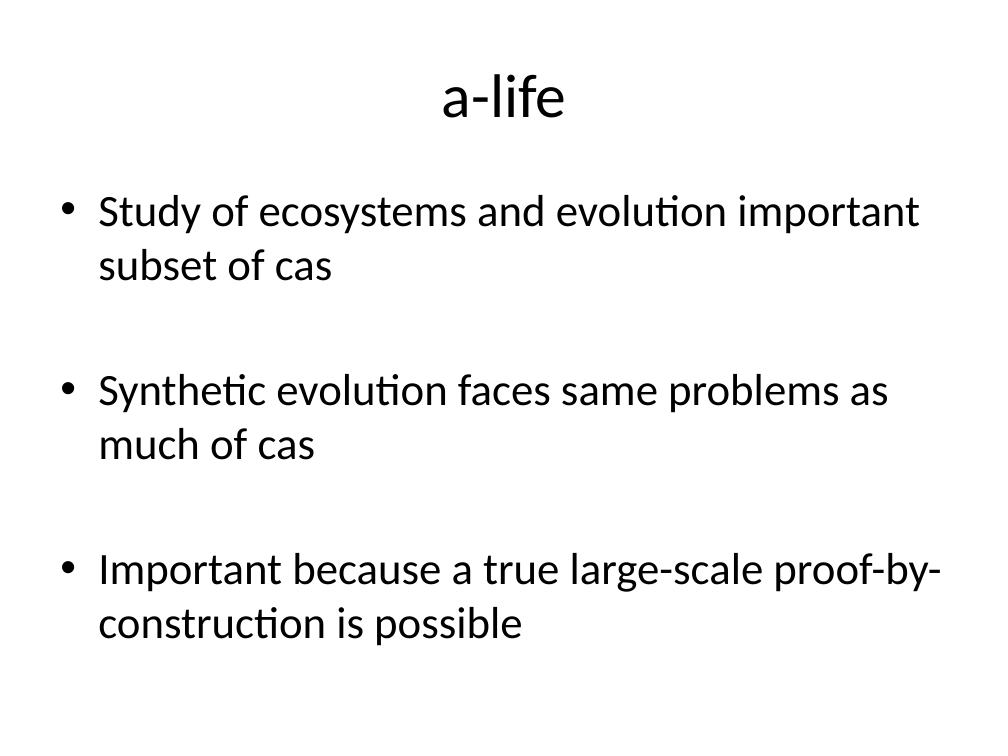
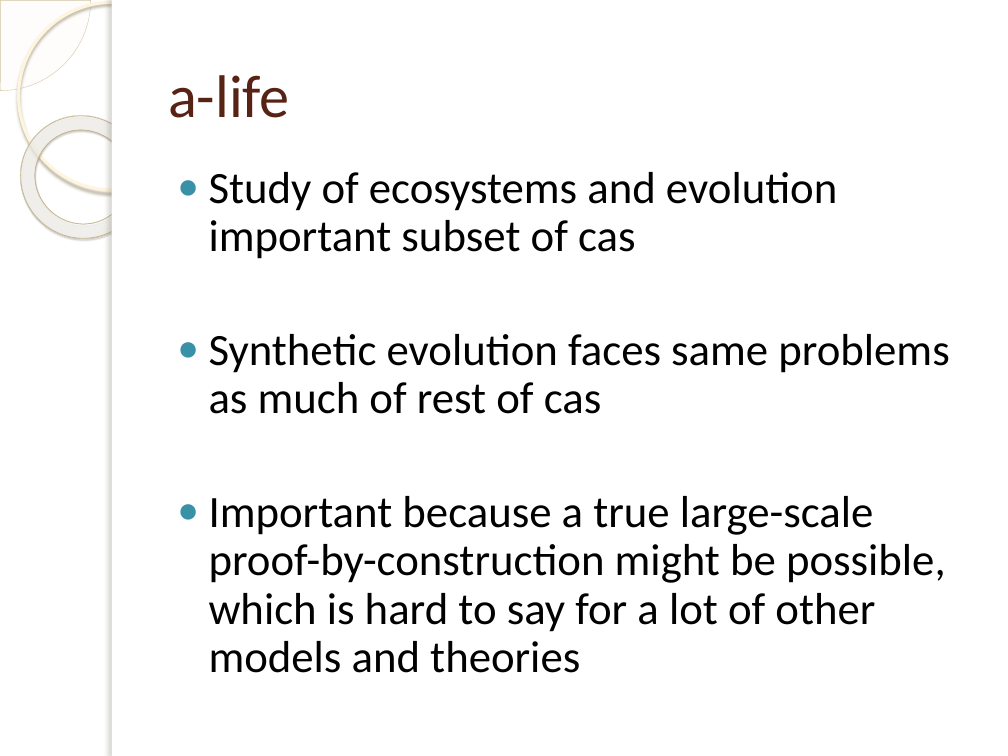
Before and after one commit to mallyvai/4holland, a slide deck: slide 3 of tierra.pptx. Drawn at 1008x756 pixels with LibreOffice and Linux fonts; fonts in the diff are those of the drawing; background and template pictures are left out. Boxes give left, top, right and bottom in pixels: in the first picture for what was removed or moved away, otherwise in the second. Text is boxed around its words. In the diff, an @@ line names an element or a change of style, - is before the commit and + after.

Commit message:
final presentation

```diff
--- a/tierra.pptx
+++ b/tierra.pptx
@@ pie slice (boxed as its full ellipse) added at <box>0,0,91,91</box>, fill #FEFAF4 at 33% opacity, outline #D3C39F 0.25 pt @@
@@ ellipse added at <box>18,2,206,190</box>, outline #FFF5DE 2.15 pt @@
@@ rectangle added at <box>112,0,1008,756</box>, fill #FFFFFF @@
@@ rectangle added at <box>112,0,120,756</box>, fill #FFFFFF @@
@@ title "a-life": place and size @@
-title "a-life" at <box>442,74,566,118</box>
+title "a-life" at <box>168,75,290,118</box>
@@ title "a-life" at <box>168,75,290,118</box>: size 44 to 43 pt, text colour #000000 to #572314; alignment centre to left @@
@@ donut added at <box>0,91,169,263</box>, fill gradient #FFFCF6 to #FFFEFB to #F0D28E, outline #C7B893 0.58 pt @@
@@ text "Study of ecosystems and evolution ...": place and size @@
-text "Study of ecosystems and evolution ..." at <box>98,195,941,646</box>
+text "Study of ecosystems and evolution ..." at <box>209,172,949,673</box>
@@ text at <box>209,172,837,259</box>: bullet • to ●; line spacing 1 to 0.9 @@
@@ text at <box>209,334,949,673</box>: text changed @@
-• Synthetic evolution faces same problems as much of cas
-• Important because a true large-scale proof-by-construction is possible
+● Synthetic evolution faces same problems as much of rest of cas
+● Important because a true large-scale proof-by-construction might be possible, which is hard to say for a lot of other models and theories
```
Also in this commit, not shown: 10 other slides changed, 7 slides added, 3 slides removed.
